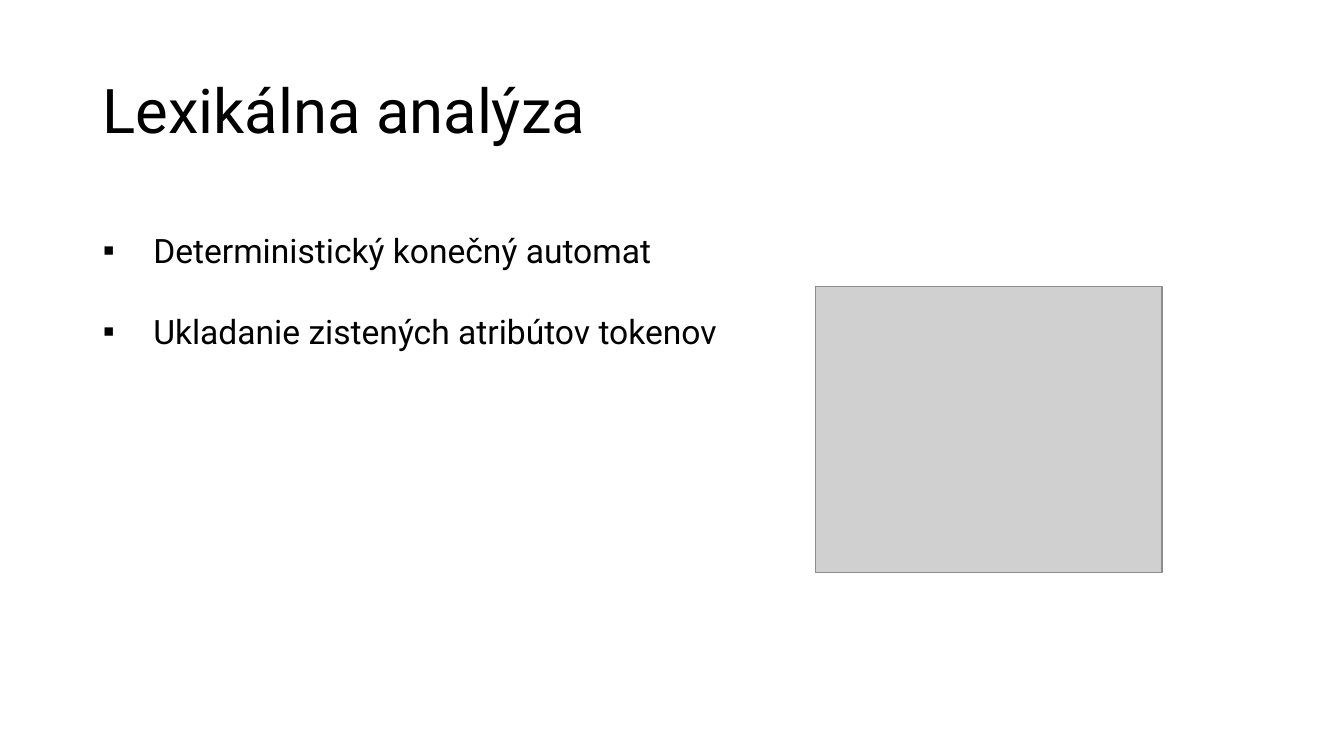
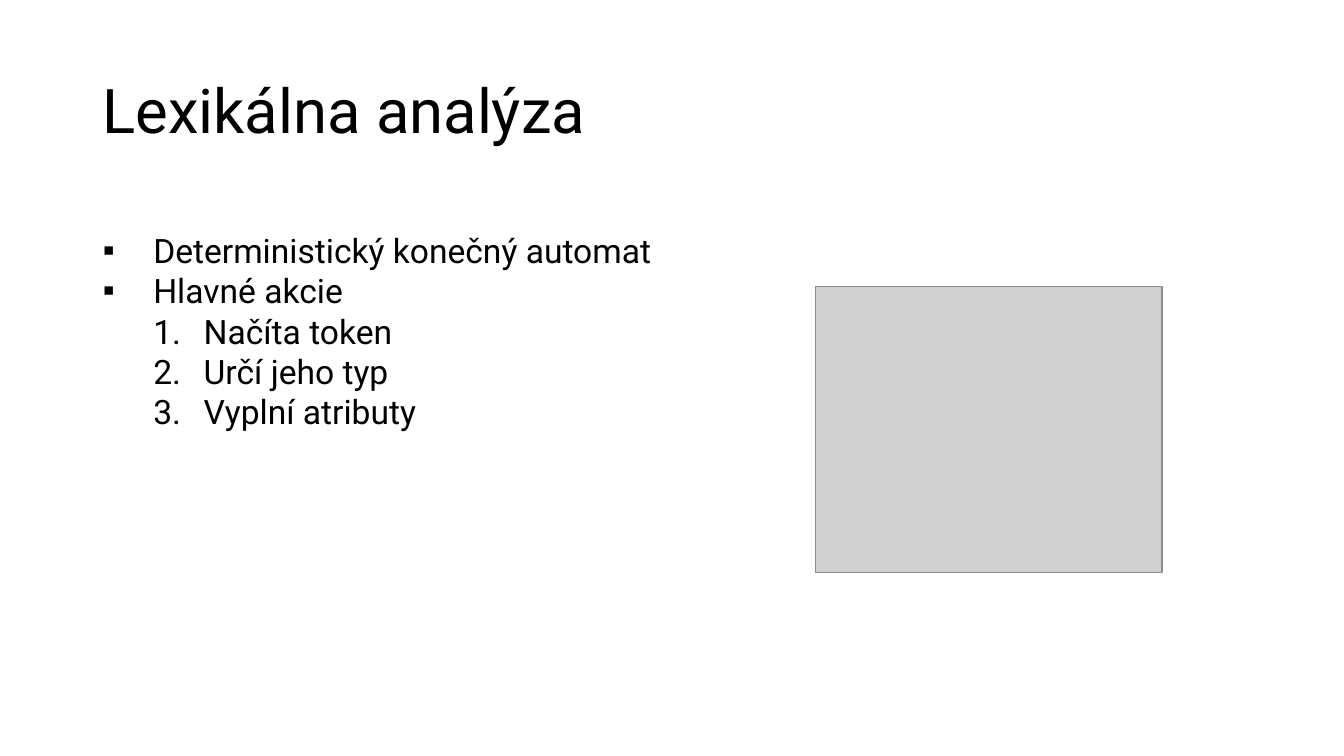
Before and after one commit to AndreiShchepa/BUT_COMPILER_2021, a slide deck: slide 3 of documentation/Presentation.pptx. Drawn at 1344x756 pixels with LibreOffice and Linux fonts; fonts in the diff are those of the drawing; grey boxes stand for pictures. Boxes give left, top, right and bottom in pixels: in the first picture for what was removed or moved away, otherwise in the second. Text is boxed around its words. In the diff, an @@ line names an element or a change of style, - is before the commit and + after.

```diff
--- a/documentation/Presentation.pptx
+++ b/documentation/Presentation.pptx
@@ text at box(153, 277, 416, 431): text changed @@
-▪ Ukladanie zistených atribútov tokenov
+▪ Hlavné akcie
+  1. Načíta token
+  2. Určí jeho typ
+  3. Vyplní atributy
```
Also in this commit, not shown: 1 other slide changed.
